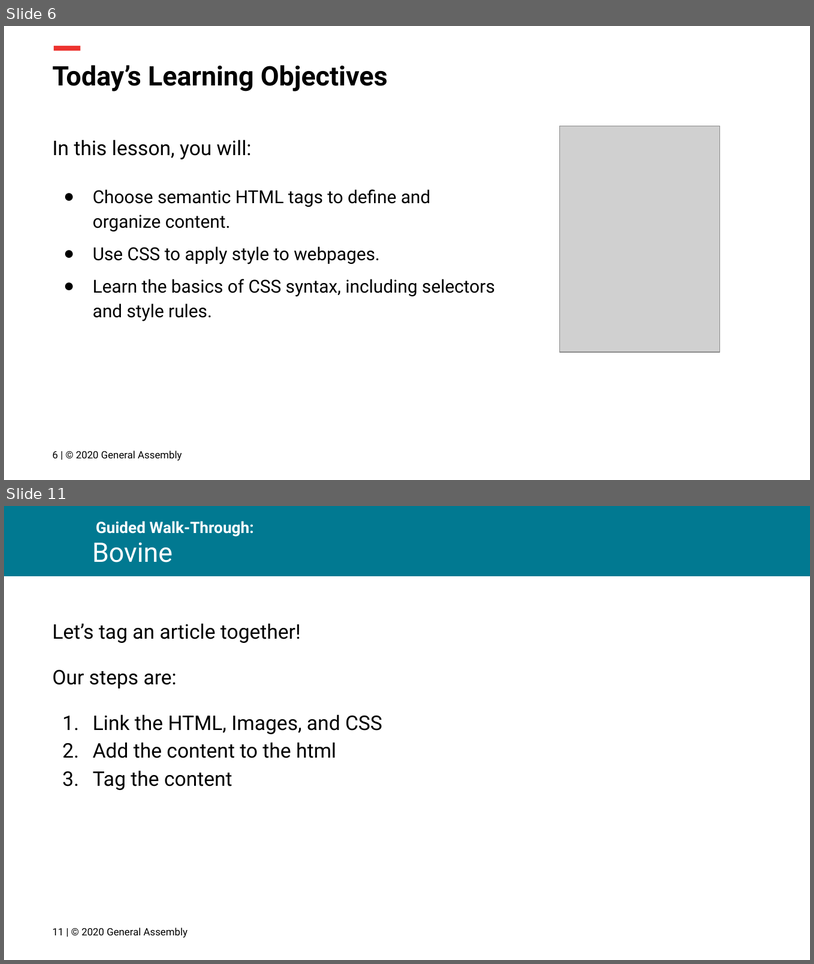
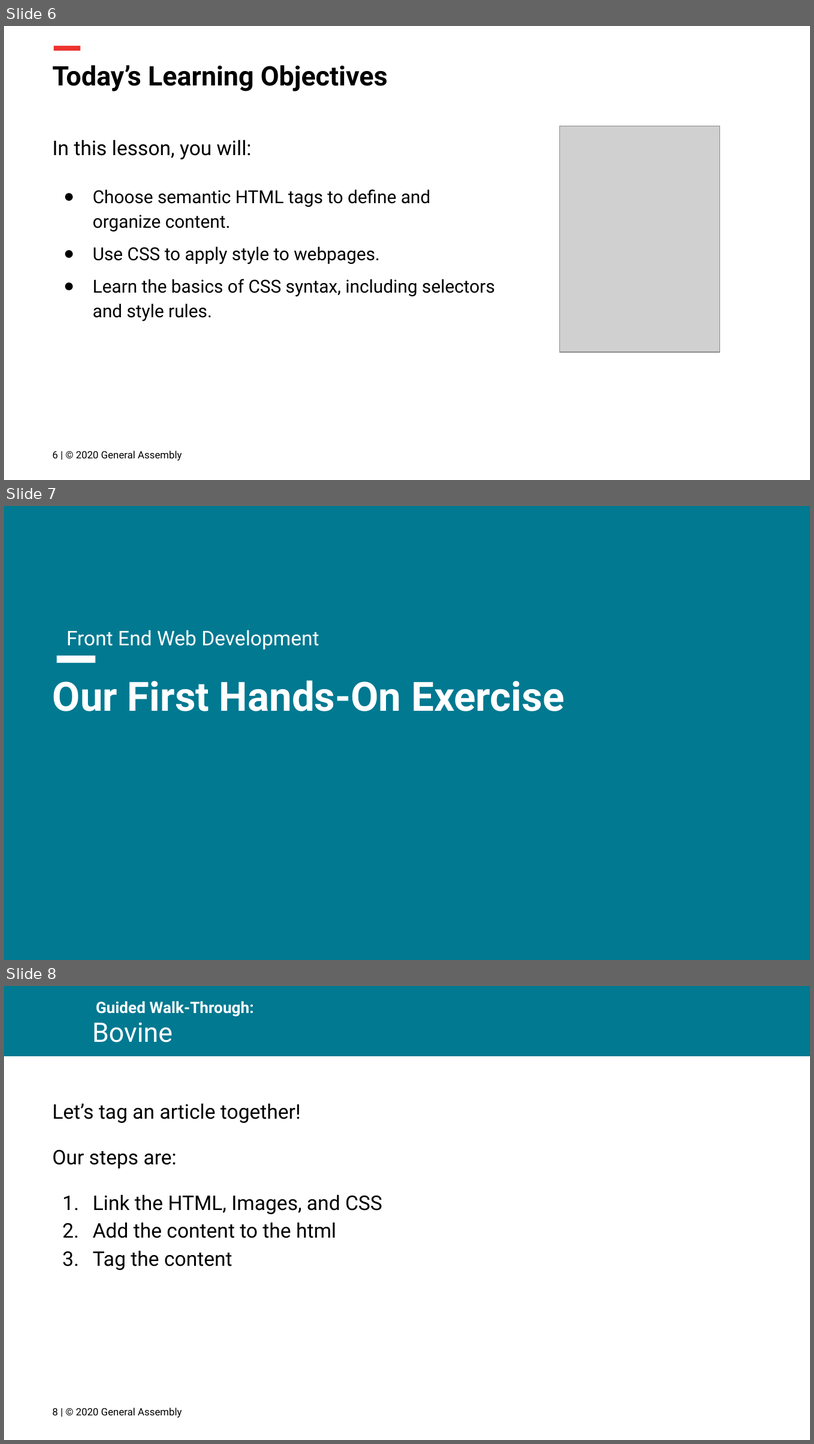
Before and after one commit to FEWD-1-17/curriculum, a slide deck: Lesson Decks/02 CSS Basics - FEWD 3.2.pptx. Shown one above the other, each under a label of ours: slides 6 and 11 before the commit, slides 6, 7 and 8 after it; the slides between them are not shown. The pictures are 814x964 and 814x1444 pixels, drawn with LibreOffice and Linux fonts; fonts in the diff are those of the drawing; grey boxes stand for pictures; background and template pictures are left out. Boxes give left, top, right and bottom in pixels: in the first picture for what was removed or moved away, otherwise in the second. Text is boxed around its words. In the diff, an @@ line names an element or a change of style, - is before the commit and + after.

```diff
--- a/Lesson Decks/02 CSS Basics - FEWD 3.2.pptx
+++ b/Lesson Decks/02 CSS Basics - FEWD 3.2.pptx
@@ slide 7 added at [4, 506, 810, 960], background #FFFFFF @@
@@ rectangle added at [4, 506, 810, 960], fill #017991 @@
@@ subtitle added at [66, 630, 319, 649], 18 pt, text #FFFFFF @@
+Front End Web Development
@@ rectangle added at [56, 655, 95, 663], fill #FFFFFF @@
@@ title added at [53, 680, 564, 711], 36 pt, text #FFFFFF, bold @@
+Our First Hands-On Exercise
@@ what was slide 11 is now slide 8 @@
@@ text at [53, 1407, 182, 1417]: text changed @@
-11 | © 2020 General Assembly
+8 | © 2020 General Assembly
```
Also in this commit, not shown: 1 other slide added, 1 other file.
